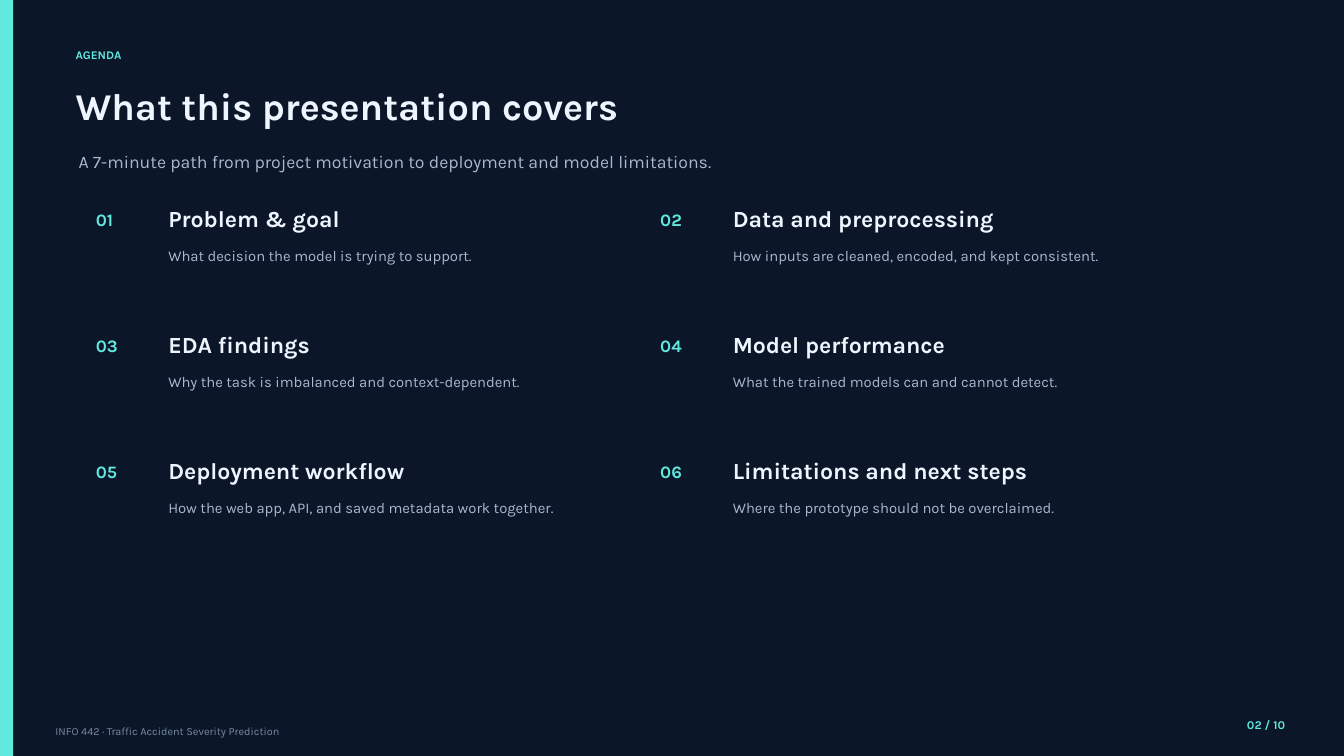
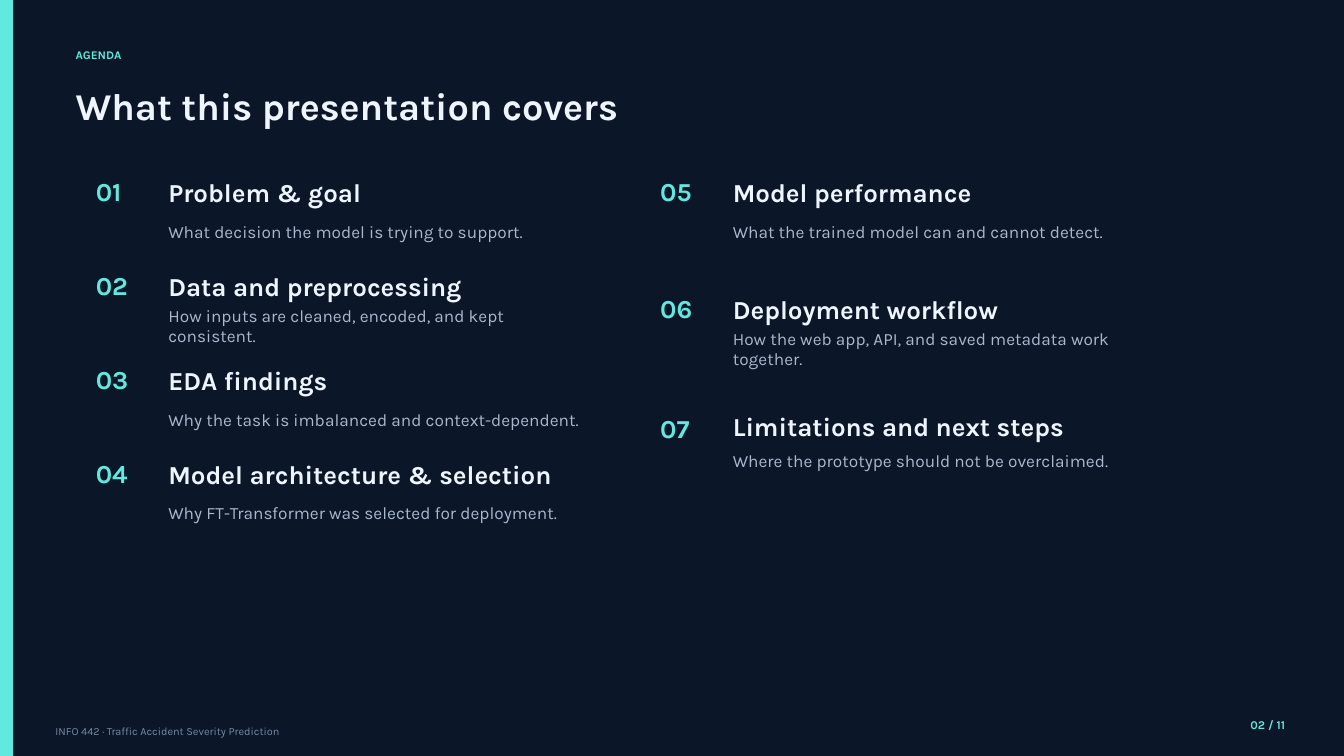
Before and after one commit to Voren0924/LZU-INFO442-Traffic-Accident-Severity-Prediction, a slide deck: slide 2 of M6_Final_Deployment_Report_Presentation/presentation/Presentation.pptx. Drawn at 1344x756 pixels with LibreOffice and Linux fonts; fonts in the diff are those of the drawing. Boxes give left, top, right and bottom in pixels: in the first picture for what was removed or moved away, otherwise in the second. Text is boxed around its words. In the diff, an @@ line names an element or a change of style, - is before the commit and + after.

```diff
--- a/M6_Final_Deployment_Report_Presentation/presentation/Presentation.pptx
+++ b/M6_Final_Deployment_Report_Presentation/presentation/Presentation.pptx
@@ text removed at <box>79,156,711,173</box> @@
-A 7-minute path from project motivation to deployment and model limitations.
@@ text "01": place and size @@
-text "01" at <box>96,214,113,226</box>
+text "01" at <box>96,184,122,202</box>
@@ text "Problem & goal": place and size @@
-text "Problem & goal" at <box>168,211,340,233</box>
+text "Problem & goal" at <box>168,184,361,209</box>
@@ size 12.5 to 18.5 pt in 6 elements at <box>96,184,122,202</box>, <box>96,372,128,390</box>, <box>660,301,692,319</box>, <box>96,278,128,296</box>, <box>96,466,128,484</box>, <box>660,184,691,202</box> @@
@@ text "05": place and size @@
-text "05" at <box>96,466,117,478</box>
+text "05" at <box>660,184,691,202</box>
@@ text "Model performance": place and size @@
-text "Model performance" at <box>733,337,945,359</box>
+text "Model performance" at <box>733,184,971,208</box>
@@ text "What decision the model is ...": place and size @@
-text "What decision the model is ..." at <box>168,251,472,265</box>
+text "What decision the model is ..." at <box>168,226,523,242</box>
@@ text at <box>733,226,1103,238</box>: text changed; size 10.6 to 12.3 pt @@
-What the trained models can and cannot detect.
+What the trained model can and cannot detect.
@@ text "02": place and size @@
-text "02" at <box>660,214,682,227</box>
+text "02" at <box>96,278,128,296</box>
@@ text "Data and preprocessing": place and size @@
-text "Data and preprocessing" at <box>733,210,993,233</box>
+text "Data and preprocessing" at <box>168,277,462,303</box>
@@ text "06": place and size @@
-text "06" at <box>660,466,682,479</box>
+text "06" at <box>660,301,692,319</box>
@@ size 16.5 to 18.5 pt in 5 elements at <box>168,184,361,209</box>, <box>168,371,327,397</box>, <box>168,277,462,303</box>, <box>733,184,971,208</box>, <box>733,301,998,326</box> @@
@@ text "Deployment workflow": place and size @@
-text "Deployment workflow" at <box>168,463,404,485</box>
+text "Deployment workflow" at <box>733,301,998,326</box>
@@ text "How inputs are cleaned, encoded, ...": place and size @@
-text "How inputs are cleaned, encoded, ..." at <box>733,251,1098,265</box>
+text "How inputs are cleaned, encoded, ..." at <box>168,310,504,342</box>
@@ size 10.6 to 12.3 pt in 4 elements at <box>168,226,523,242</box>, <box>168,414,579,430</box>, <box>168,310,504,342</box>, <box>733,333,1109,369</box> @@
@@ text "How the web app, API, ...": place and size @@
-text "How the web app, API, ..." at <box>168,503,554,517</box>
+text "How the web app, API, ..." at <box>733,333,1109,369</box>
@@ text "03": place and size @@
-text "03" at <box>96,340,118,353</box>
+text "03" at <box>96,372,128,390</box>
@@ text "EDA findings": place and size @@
-text "EDA findings" at <box>168,336,310,359</box>
+text "EDA findings" at <box>168,371,327,397</box>
@@ text "Why the task is imbalanced ...": place and size @@
-text "Why the task is imbalanced ..." at <box>168,377,520,391</box>
+text "Why the task is imbalanced ..." at <box>168,414,579,430</box>
@@ text "Limitations and next steps": place and size @@
-text "Limitations and next steps" at <box>733,462,1027,485</box>
+text "Limitations and next steps" at <box>733,417,1064,442</box>
@@ text "Limitations and next steps" at <box>733,417,1064,442</box>: size 16.5 to 18.5 pt; vertical alignment middle to top @@
@@ text added at <box>660,421,689,439</box>, 18.5 pt, text #61E9DF, bold @@
+07
@@ text "04": place and size @@
-text "04" at <box>660,340,681,353</box>
+text "04" at <box>96,466,128,484</box>
@@ text added at <box>168,465,551,485</box>, 18.5 pt, text #EEF5FF, bold @@
+Model architecture & selection
@@ text "Where the prototype should not ...": place and size @@
-text "Where the prototype should not ..." at <box>733,503,1054,517</box>
+text "Where the prototype should not ..." at <box>733,455,1108,471</box>
@@ text "Where the prototype should not ..." at <box>733,455,1108,471</box>: size 10.6 to 12.3 pt; vertical alignment middle to top @@
@@ text added at <box>168,507,557,523</box>, 12.3 pt, text #AAB8CF @@
+Why FT-Transformer was selected for deployment.
@@ text at <box>1250,721,1285,729</box>: text changed @@
-02 / 10
+02 / 11
```
Also in this commit, not shown: 9 other slides changed, 1 slide added.
